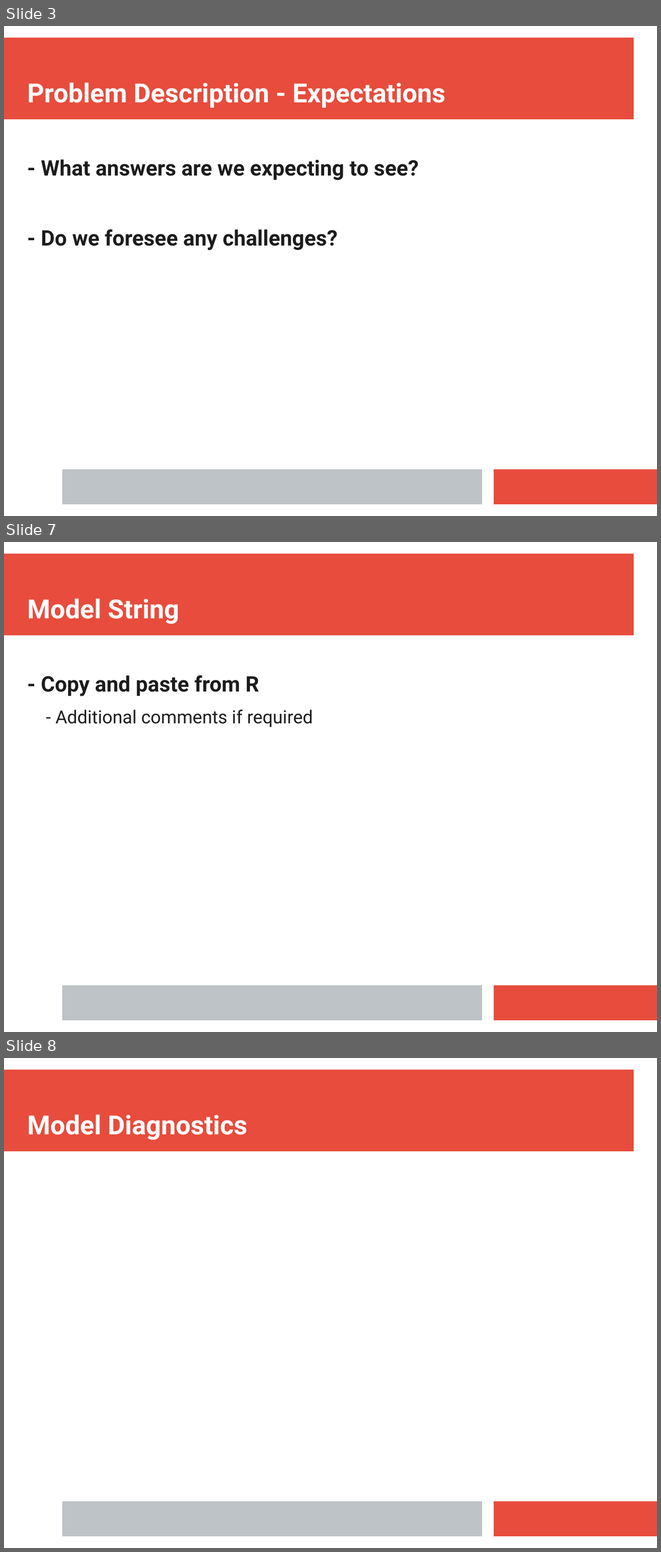
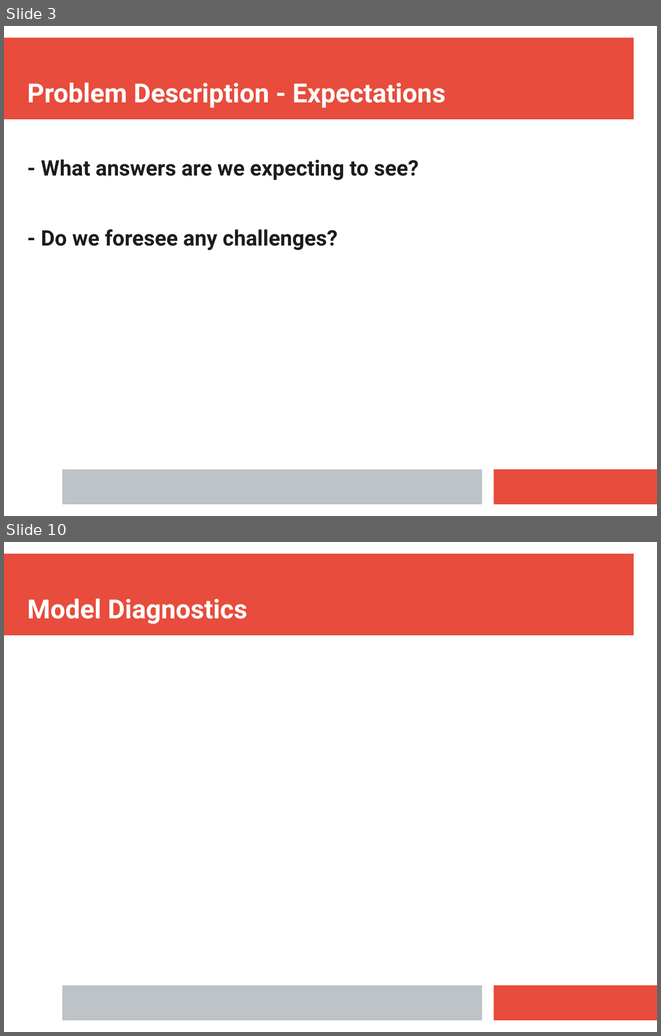
Before and after one commit to tim-kirkbride/BayesianAssignment, a slide deck: Presentation.pptx. Shown one above the other, each under a label of ours: slides 3, 7 and 8 before the commit, slides 3 and 10 after it; the slides between them are not shown. The pictures are 661x1552 and 661x1036 pixels, drawn with LibreOffice and Linux fonts; fonts in the diff are those of the drawing. Boxes give left, top, right and bottom in pixels: in the first picture for what was removed or moved away, otherwise in the second. Text is boxed around its words. In the diff, an @@ line names an element or a change of style, - is before the commit and + after.

```diff
--- a/Presentation.pptx
+++ b/Presentation.pptx
@@ slide 7 removed at <box>4,542,657,1032</box>, background #FFFFFF; not listed: 3 template elements that a slide beside it also shows @@
@@ text removed at <box>27,598,179,624</box> @@
-Model String
@@ text removed at <box>41,675,313,727</box> @@
-- Copy and paste from R
-  - Additional comments if required
@@ what was slide 8 is now slide 10 @@
```
Also in this commit, not shown: 1 slide changed, 5 slides added, 2 other slides removed.
